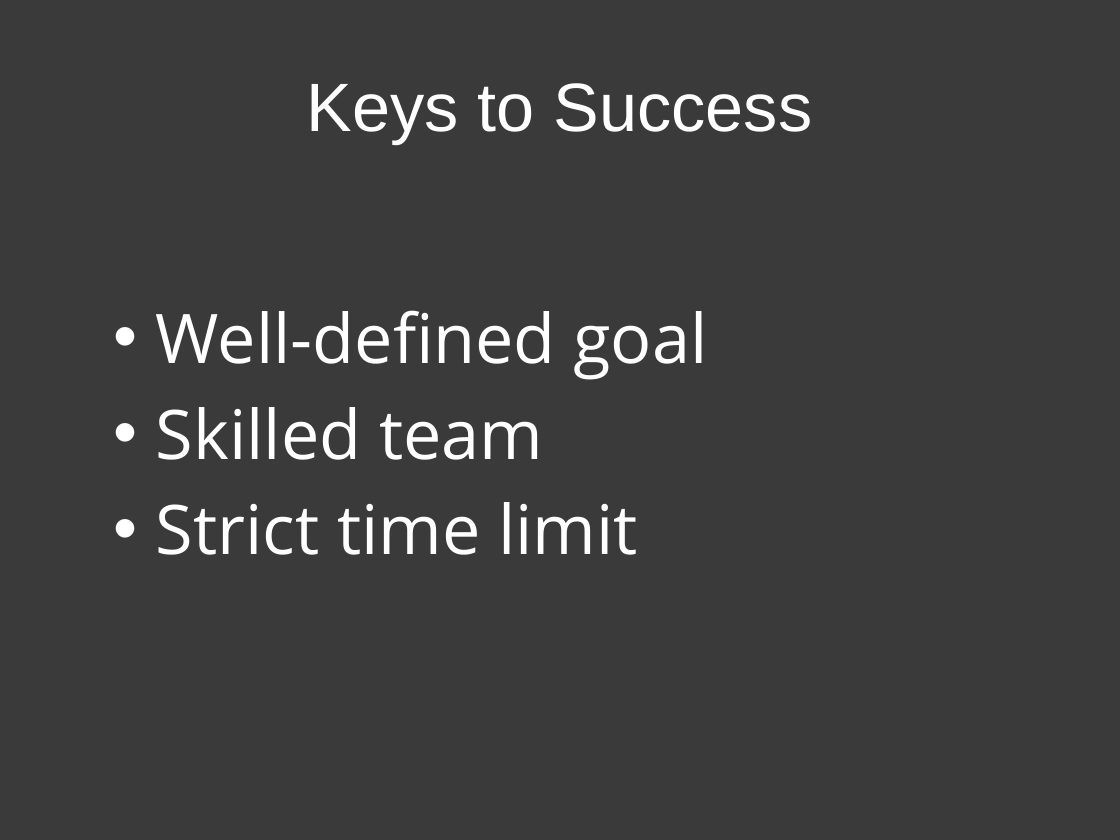
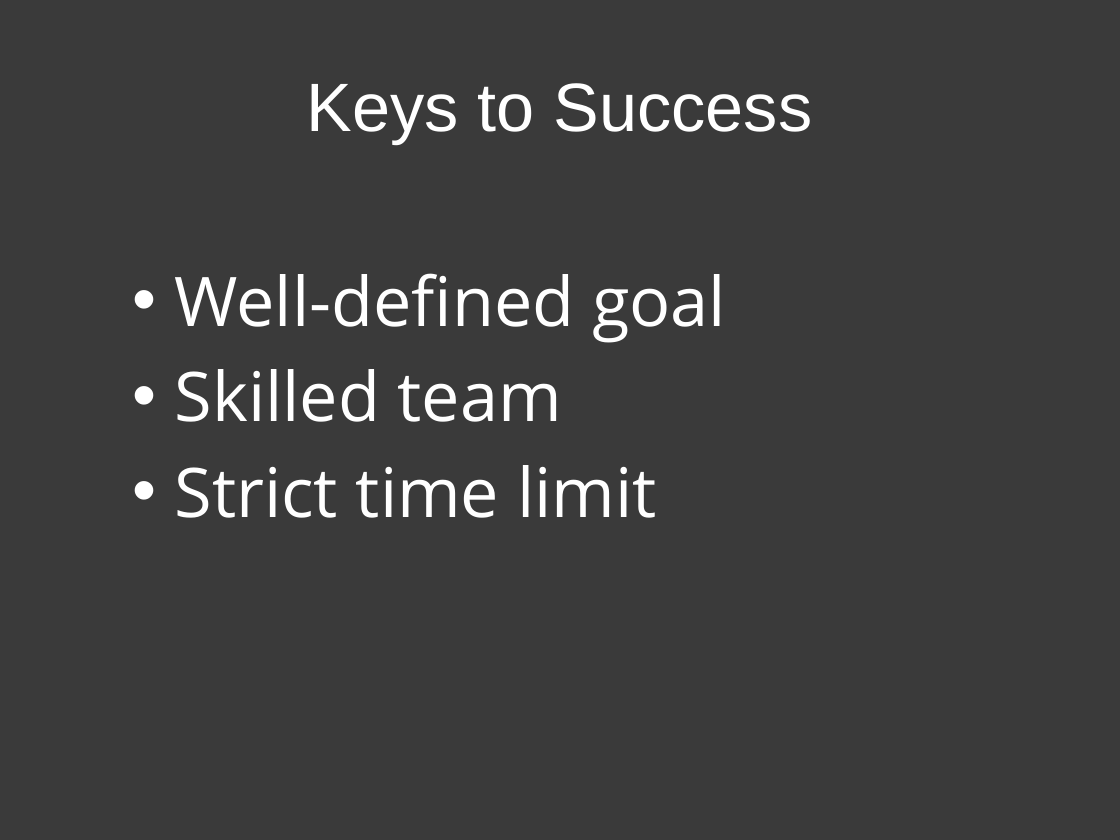
Before and after one commit to patik/code-sprint, a slide deck: slide 12 of code-sprint.pptx. Drawn at 1120x840 pixels with LibreOffice and Linux fonts; fonts in the diff are those of the drawing. Boxes give left, top, right and bottom in pixels: in the first picture for what was removed or moved away, otherwise in the second. Text is boxed around its words. In the diff, an @@ line names an element or a change of style, - is before the commit and + after.

Commit message:
Moved a slide

```diff
--- a/code-sprint.pptx
+++ b/code-sprint.pptx
@@ text "Well-defined goal": place and size @@
-text "Well-defined goal" at (156, 310, 707, 555)
+text "Well-defined goal" at (175, 273, 726, 518)
```
Also in this commit, not shown: 5 other slides changed, 1 other file.
